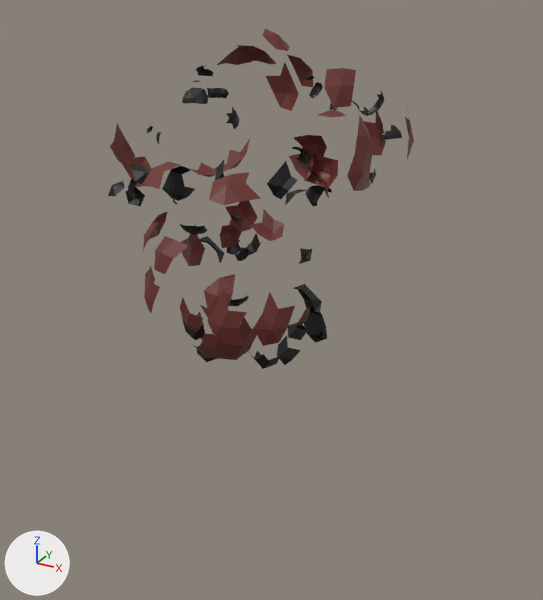
The glTF model public/models/azuki_unarmed_frames/explode/explode.f0012.glb: old version first, new version second.
The view is the same before and after, from a 50 mm lens placed at (6.91, -11.69, 5.26), pointed at (0.28, 0.35, -0.76). The axes (+X, +Y, +Z) are drawn at lower left. The lights are the same throughout. Where no turn or scale is listed for an object, it has been applied to the vertices. Vertices at the same position are counted once.

Objects in the first picture: 'Body.001'.
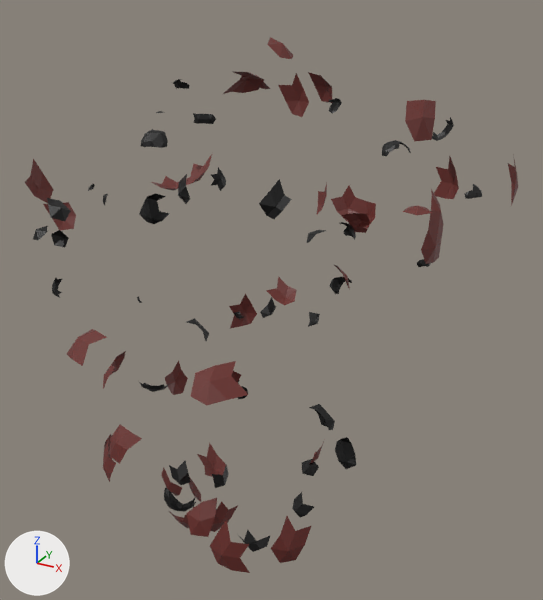
Location of each change, (x1, y1, x2, y2) in pixels of the pictures (543 x 600 px; the box of a moved part takes in the faces that stretch with it):
'Body.001', reshaped (61% wider, 57% taller): before (108, 28, 414, 369); after (25, 37, 518, 573)
part 1 of me_bodysubnode_001, moved or reshaped: before (188, 139, 250, 177); after (152, 154, 212, 190)
part 2 of me_bodysubnode_001, moved or reshaped: before (185, 318, 257, 360); after (169, 501, 238, 532)
part 3 of me_bodysubnode_001, moved or reshaped: before (297, 305, 312, 326); after (310, 441, 324, 463)
part 4 of me_bodysubnode_001, moved or reshaped: before (200, 305, 211, 318); after (197, 442, 226, 477)
part 5 of me_bodysubnode_001, moved or reshaped: before (249, 210, 284, 241); after (266, 276, 296, 305)
part 6 of me_bodysubnode_001, moved or reshaped: before (347, 114, 373, 191); after (421, 189, 443, 264)
part 7 of me_bodysubnode_001, moved or reshaped: before (180, 298, 203, 333); after (161, 468, 182, 496)
part 8 of me_bodysubnode_001, moved or reshaped: before (207, 289, 247, 346); after (210, 519, 250, 573)
part 9 of me_bodysubnode_001, moved or reshaped: before (110, 124, 135, 169); after (25, 159, 54, 203)
part 10 of me_bodysubnode_001, moved or reshaped (not visible before): after (189, 478, 201, 502)
part 11 of me_bodysubnode_001, moved or reshaped: before (144, 266, 160, 313); after (103, 434, 116, 482)
part 12 of me_bodysubnode_001, moved or reshaped: before (289, 154, 338, 188); after (331, 185, 376, 228)
part 13 of me_bodysubnode_001, moved or reshaped: before (123, 157, 152, 187); after (43, 202, 76, 230)
part 14 of me_bodysubnode_001, moved or reshaped: before (225, 200, 258, 232); after (229, 293, 257, 328)
part 15 of me_bodysubnode_001, moved or reshaped: before (304, 154, 316, 182); after (316, 183, 327, 215)
part 16 of me_bodysubnode_001, moved or reshaped: before (364, 111, 386, 155); after (434, 156, 459, 199)
part 17 of me_bodysubnode_001, moved or reshaped: before (253, 292, 295, 346); after (271, 516, 311, 563)
part 18 of me_bodysubnode_001, moved or reshaped: before (181, 225, 205, 266); after (165, 360, 188, 395)
part 19 of me_bodysubnode_001, moved or reshaped: before (266, 62, 299, 111); after (278, 73, 309, 117)
part 20 of me_bodysubnode_001, moved or reshaped: before (405, 108, 414, 159); after (508, 155, 518, 206)
part 21 of me_bodysubnode_001, moved or reshaped: before (204, 274, 235, 312); after (187, 498, 217, 537)
part 22 of me_bodysubnode_001, moved or reshaped: before (325, 68, 356, 108); after (405, 100, 436, 142)
part 23 of me_bodysubnode_001, moved or reshaped: before (209, 172, 261, 205); after (191, 361, 248, 405)
part 24 of me_bodysubnode_001, moved or reshaped: before (143, 212, 167, 251); after (103, 351, 126, 389)

The change, as a list of edits to the scene's bpy script:
```text
Change me_bodysubnode_001:
    remove me_bodysubnode_001.from_pydata(...)  # 874 vertices, 878 faces; spans x -3.07..2.67, y -2.78..2.82, z -2.06..4.33
    add me_bodysubnode_001.from_pydata(...)  # 874 vertices, 878 faces; spans x -5.22..4.39, y -4.91..4.84, z -5.86..4.16
    me_bodysubnode_001 part 1: the loose piece of 15 vertices spanning x -1.14..-0.16, y -0.33..0.58, z 1.7..2.35 is moved by (-0.8, -0.08, -0.35)
    me_bodysubnode_001 part 2: the loose piece of 20 vertices spanning x -0.71..0.67, y -1.48..-0.58, z -1.65..-0.46 is moved by (-0.23, -0.58, -3.79)
    me_bodysubnode_001 part 3: the loose piece of 10 vertices spanning x 0.35..0.83, y 0.67..1.35, z -1.77..-0.97 is moved by (-0.07, 0.93, -4.01)
    me_bodysubnode_001 part 4: the loose piece of 10 vertices spanning x -0.94..-0.41, y -0.63..0.12, z -1.4..-0.83 is moved by (-0.15, -0.13, -3.53)
    me_bodysubnode_001 part 5: the loose piece of 9 vertices spanning x -1.12..-0.39, y 1.9..2.33, z -0.15..0.41 is moved by (-0.52, 1.65, -2.29)
    me_bodysubnode_001 part 6: the loose piece of 13 vertices spanning x 1.86..2.2, y -0.16..0.65, z 1.75..2.97 is moved by (1.25, 0.4, -1.23)
    me_bodysubnode_001 part 7: the loose piece of 8 vertices spanning x -0.76..-0.15, y -1.46..-1.21, z -1.01..-0.18 is moved by (-0.28, -0.54, -3.5)
    me_bodysubnode_001 part 8: the loose piece of 10 vertices spanning x 0.48..1.2, y -2.32..-2.12, z -0.45..0.51 is moved by (0.77, -1.32, -3.43)
    me_bodysubnode_001 part 9: the loose piece of 8 vertices spanning x -2.26..-2.01, y -1.28..-0.63, z 1.87..2.7 is moved by (-1.3, -0.88, -0.62)
    me_bodysubnode_001 part 10: the loose piece of 8 vertices spanning x -1.17..-0.77, y -0.77..-0.19, z -1.66..-1.07 is moved by (-0.35, 0.06, -4.1)
    me_bodysubnode_001 part 11: the loose piece of 14 vertices spanning x -1.74..-0.92, y -1.64..-0.73, z -0.66..0.3 is moved by (-0.79, -0.73, -3.65)
    me_bodysubnode_001 part 12: the loose piece of 13 vertices spanning x -0.41..0.72, y 2.29..2.65, z 1.1..1.98 is moved by (0.23, 1.73, -1.34)
    me_bodysubnode_001 part 13: the loose piece of 8 vertices spanning x -3.07..-2.57, y 0.04..0.56, z 1.2..1.79 is moved by (-2.14, -0.12, -1.24)
    me_bodysubnode_001 part 14: the loose piece of 10 vertices spanning x -1.67..-1.13, y 1.78..2.28, z -0.12..0.84 is moved by (-0.83, 1.38, -3.11)
    me_bodysubnode_001 part 15: the loose piece of 8 vertices spanning x -0.22..0.19, y 2.28..2.82, z 1.11..1.94 is moved by (-0.64, 2.01, -1.38)
    me_bodysubnode_001 part 16: the loose piece of 10 vertices spanning x 1.25..1.89, y 1.96..2.33, z 1.91..2.87 is moved by (1.12, 1.4, -1.08)
    me_bodysubnode_001 part 17: the loose piece of 9 vertices spanning x 1.16..1.69, y -1.88..-1.38, z -0.57..0.39 is moved by (0.87, -0.98, -3.56)
    me_bodysubnode_001 part 18: the loose piece of 9 vertices spanning x -1.72..-1.54, y 0.05..0.77, z -0.46..0.5 is moved by (-0.77, 0.21, -3.44)
    me_bodysubnode_001 part 19: the loose piece of 9 vertices spanning x -0.82..-0.1, y 2.08..2.28, z 2.63..3.59 is moved by (-0.39, 1.28, -0.36)
    me_bodysubnode_001 part 20: the loose piece of 9 vertices spanning x 2.36..2.67, y 0.94..1.6, z 2.14..3.1 is moved by (1.72, 0.94, -0.84)
    me_bodysubnode_001 part 21: the loose piece of 7 vertices spanning x 0.35..0.82, y -2.2..-1.77, z 0.04..0.64 is moved by (0.34, -1.27, -3.57)
    me_bodysubnode_001 part 22: the loose piece of 8 vertices spanning x 1.81..2.21, y -0.84..-0.17, z 3.31..3.85 is moved by (1.39, -0.17, -0.35)
    me_bodysubnode_001 part 23: the loose piece of 9 vertices spanning x 0.8..1.53, y -2.67..-1.99, z 2.09..2.45 is moved by (0.93, -1.99, -2.06)
    me_bodysubnode_001 part 24: the loose piece of 12 vertices spanning x -2.12..-1.56, y -0.86..0.07, z 0.27..0.87 is moved by (-1.22, -0.2, -3.34)
    me_bodysubnode_001 part 25: 628 of 874 vertices moved; they spanned x -3.07..2.14, y -2.78..2.65, z -2.06..4.33 and now span x -5.22..3.41, y -4.91..4.52, z -5.86..4.16; mean shift (-0.15, 0.25, -1.94); largest move (0.86, 0.85, -1.51) -> (0.78, 1.78, -5.52)
```
